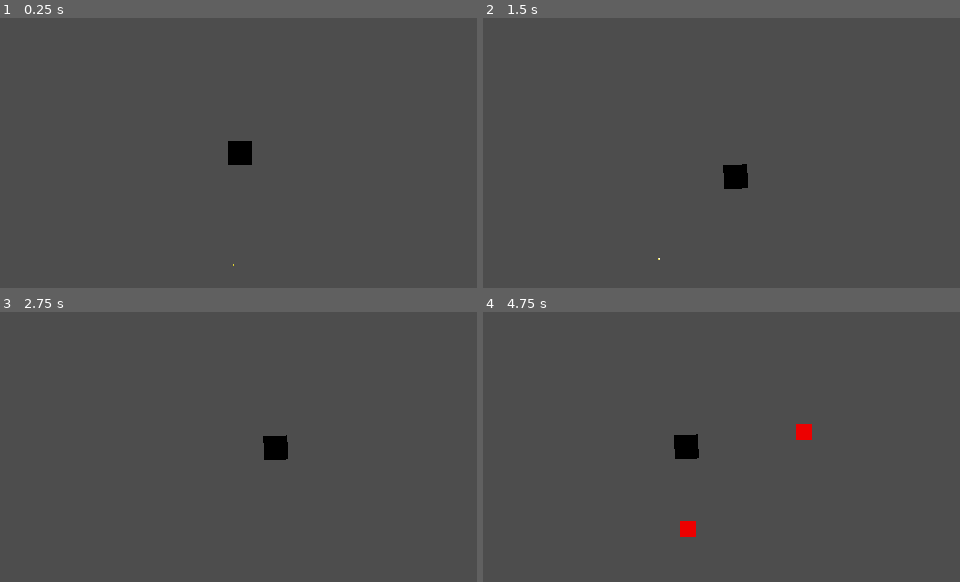
Above: before the commit, frames 1-4 (two rows, left to right).
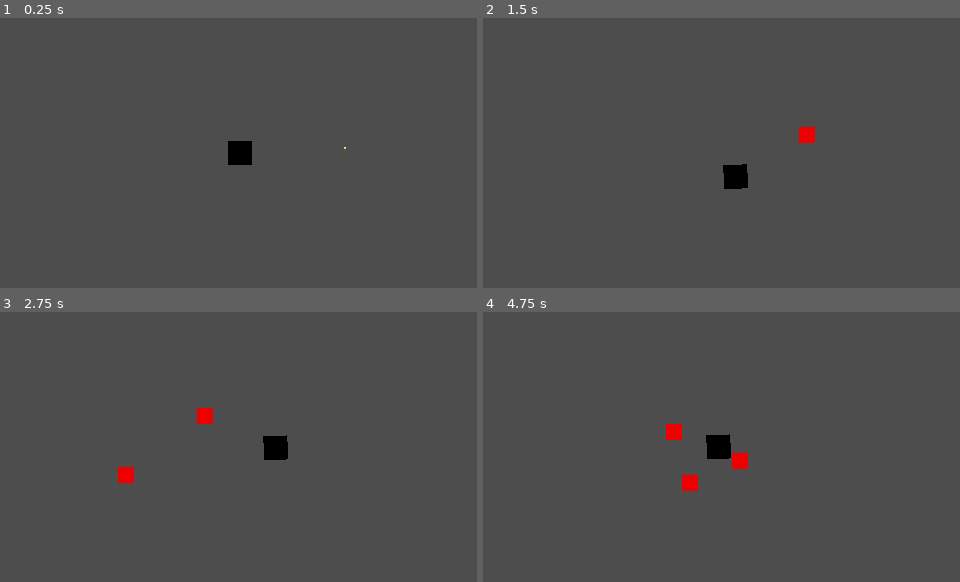
Above: after the commit, the same moments.

Repository: GJunior96/gods-and-monsters-prototype
Game: Godot game, scene res://main.tscn
The game is run twice, just before and just after one commit, with the same random seed, the same clock (stepped at 60 frames per second) and the same inputs.
Inputs:
- Up to frame 1 (0.25 s): no input
- Up to frame 2 (1.5 s): tap Enter at 0.5 s; hold Right (ui_right) 0.53-1.28 s; hold Down (ui_down) from 1.28 s (still down)
- Up to frame 3 (2.75 s): release Down (ui_down) at 2.03 s; hold Right (ui_right) from 2.03 s (still down)
- Up to frame 4 (4.75 s): release Right (ui_right) at 2.78 s; hold Up (ui_up) 2.78-3.53 s; hold Left (ui_left) from 3.53 s (still down)

The runs differ from the first frame. In frame 1, less than 0.1% of the frame differs, in the area x 48-73%, y 47-92%; in frame 2, 0.2%; in frame 3, 0.4%; in frame 4, 1.9%, in the area x 38-69%, y 41-84%.

Commit message:
fix: prevent enenmies from dealing damage every frame fix: remove enemies properly when health reaches zero chore: add log scripts

Diff:
--- a/main.tscn
+++ b/main.tscn
@@ -5,15 +5,14 @@
 [ext_resource type="PackedScene" uid="uid://ddayxe2ujmpub" path="res://scenes/systems/enemy_spawner.tscn" id="5_lquwl"]
 
 [node name="Main" type="Node2D"]
+position = Vector2(-20, -47)
 
 [node name="Player" parent="." groups=["player"] instance=ExtResource("1_ig7tw")]
 position = Vector2(50, 291)
 rotation = 3.0996983
-collision_mask = 2
 
 [node name="Enemy" parent="." node_paths=PackedStringArray("target") instance=ExtResource("3_1bvp3")]
 position = Vector2(26, 714)
-collision_layer = 2
 target = NodePath("../Player")
 
 [node name="EnemySpawner" parent="." instance=ExtResource("5_lquwl")]
--- a/project.godot
+++ b/project.godot
@@ -15,6 +15,10 @@
 config/features=PackedStringArray("4.5", "Forward Plus")
 config/icon="res://icon.svg"
 
+[autoload]
+
+GlobalLogger="*res://scripts/global/logger.gd"
+
 [display]
 
 window/size/viewport_width=480
--- a/scenes/enemies/enemy.tscn
+++ b/scenes/enemies/enemy.tscn
@@ -1,11 +1,14 @@
-[gd_scene load_steps=4 format=3 uid="uid://daw68dg1q7e2"]
+[gd_scene load_steps=5 format=3 uid="uid://daw68dg1q7e2"]
 
 [ext_resource type="Script" uid="uid://1v86vgsiwjba" path="res://scripts/enemies/enemy.gd" id="2_8e3ao"]
 [ext_resource type="Texture2D" uid="uid://bnld5m4s3fygx" path="res://sprites temporarios/square 16.png" id="2_38ino"]
 
 [sub_resource type="RectangleShape2D" id="RectangleShape2D_8e3ao"]
 
+[sub_resource type="RectangleShape2D" id="RectangleShape2D_38ino"]
+
 [node name="Enemy" type="CharacterBody2D" groups=["enemies"]]
+collision_layer = 2
 script = ExtResource("2_8e3ao")
 
 [node name="Sprite2D" type="Sprite2D" parent="."]
@@ -13,3 +16,9 @@
 
 [node name="CollisionShape2D" type="CollisionShape2D" parent="."]
 shape = SubResource("RectangleShape2D_8e3ao")
+
+[node name="Hitbox (Area2D)" type="Area2D" parent="."]
+collision_layer = 2
+
+[node name="CollisionShape2D" type="CollisionShape2D" parent="Hitbox (Area2D)"]
+shape = SubResource("RectangleShape2D_38ino")
--- a/scenes/player/player.tscn
+++ b/scenes/player/player.tscn
@@ -8,7 +8,10 @@
 [sub_resource type="RectangleShape2D" id="RectangleShape2D_dovo2"]
 size = Vector2(43, 48)
 
-[node name="Player" type="CharacterBody2D"]
+[sub_resource type="RectangleShape2D" id="RectangleShape2D_lvxji"]
+
+[node name="Player" type="CharacterBody2D" groups=["player"]]
+collision_mask = 2
 script = ExtResource("2_dovo2")
 
 [node name="Sprite2D" type="Sprite2D" parent="."]
@@ -24,3 +27,11 @@
 [node name="Weapon" parent="." instance=ExtResource("3_gmlin")]
 scale = Vector2(0.3, 0.3)
 projectile_scene = ExtResource("4_lvxji")
+
+[node name="HurtBox (Area2D)" type="Area2D" parent="."]
+collision_mask = 2
+
+[node name="CollisionShape2D" type="CollisionShape2D" parent="HurtBox (Area2D)"]
+shape = SubResource("RectangleShape2D_lvxji")
+
+[connection signal="body_entered" from="HurtBox (Area2D)" to="." method="_on_hurt_box_area_2d_body_entered"]
--- a/scenes/weapons/weapon.tscn
+++ b/scenes/weapons/weapon.tscn
@@ -3,4 +3,6 @@
 [ext_resource type="Script" uid="uid://bshsi6xo6dp3l" path="res://scripts/weapons/weapon.gd" id="1_nqevj"]
 
 [node name="Weapon" type="Area2D"]
+collision_layer = 4
+collision_mask = 2
 script = ExtResource("1_nqevj")
--- a/scripts/enemies/enemy.gd
+++ b/scripts/enemies/enemy.gd
@@ -1,19 +1,48 @@
+class_name Enemy
 extends CharacterBody2D
 
 @export var speed := 120.0
 @export var target: Node2D
 @export var life := 40
+var dead := false
 
 func _physics_process(delta):
-	if target == null:
+	if dead or target == null:
 		return
 
 	var direction = (target.global_position - global_position). normalized()
 	velocity = direction * speed
 	move_and_slide()
 
+	for i in range(get_slide_collision_count()):
+		var collision = get_slide_collision(i)
+		if collision.get_collider().is_in_group("player"):
+			collision.get_collider().take_damage(10)
+
+
 func take_damage(amount: int):
+	if dead:
+		return
+
 	life -= amount
-	print("Inimigo levou dano! Vida atual:", life)
+	GlobalLogger.log("Inimigo levou dano! Vida atual: %s" % life)
 	if life <= 0:
-		queue_free()
+		die()
+
+
+func die():
+	dead = true
+
+	# Para o movimento
+	velocity = Vector2.ZERO
+	set_physics_process(false)
+
+	# Desliga colisao imediatamente
+	$CollisionShape2D.disabled = true
+
+	GlobalLogger.log("Freeing: " + name)
+	queue_free()
+
+
+func _exit_tree():
+	GlobalLogger.log("Enemy realmente removido: " + name)
--- /dev/null
+++ b/scripts/global/logger.gd
@@ -0,0 +1,25 @@
+
+extends Node
+
+enum LogLevel { INFO, WARN, ERROR }
+
+var current_level := LogLevel.INFO
+
+func log(message: String, level: LogLevel = LogLevel.INFO):
+	if not OS.is_debug_build():
+		return
+
+	if level < current_level:
+		return
+
+	var prefix := ""
+
+	match level:
+		LogLevel.INFO:
+			prefix = "[INFO] "
+		LogLevel.WARN:
+			prefix = "[WARN] "
+		LogLevel.ERROR:
+			prefix = "[ERROR] "
+
+	print(prefix + message)
--- a/scripts/player/player.gd
+++ b/scripts/player/player.gd
@@ -21,25 +21,18 @@
 	velocity = direction.normalized() * speed
 	move_and_slide()
 
-	_check_enemy_collision()
 
-
-func _check_enemy_collision():
+func take_damage(amount: int):
 	if not can_take_damage:
 		return
 
-	for i in range(get_slide_collision_count()):
-		var collision = get_slide_collision(i)
-		var collider = collision.get_collider()
+	can_take_damage = false
 
-		if collider and collider.is_in_group("enemies"):
-			take_damage(10)
-			break
+	life -= amount
+	GlobalLogger.log("Player life: %s" % life)
 
-func take_damage(amount: int):
-	life -= amount
-	can_take_damage = false
-	print("Player life:", life)
+	if life <= 0:
+		queue_free()
 
 	await get_tree().create_timer(damage_cooldown).timeout
 	can_take_damage = true
--- a/scripts/systems/enemy_spawner.gd
+++ b/scripts/systems/enemy_spawner.gd
@@ -4,6 +4,7 @@
 @export var enemy_scene: PackedScene
 @export var spawn_interval := 1.5
 @export var spawn_distance := 400.0
+@export var max_enemies := 15
 
 var player: CharacterBody2D
 
@@ -18,11 +19,16 @@
 
 
 func spawn_enemy():
+	if get_tree().get_nodes_in_group("enemies").size() >= max_enemies:
+		return
+
+
 	if player == null or enemy_scene == null:
 		return
 
 	var enemy = enemy_scene.instantiate()
-	get_parent().add_child(enemy)
+	enemy.name = "Enemy_%d" % randi()
+	add_child(enemy)
 
 	var angle = randf() * TAU
 	var offset = Vector2(cos(angle), sin(angle)) * spawn_distance
--- a/scripts/weapons/projectile.gd
+++ b/scripts/weapons/projectile.gd
@@ -1,15 +1,19 @@
 extends Area2D
 
 @export var speed := 450.0
-@export var damage := 20
+@export var damage := 5
 
 var direction: Vector2 = Vector2.ZERO
 
-func _process(delta):
+func _physics_process(delta):
 	position += direction * speed * delta
 
 
 func _on_body_entered(body):
-	if body.is_in_group("enemies"):
+	if not body is Enemy:
+		return
+
+	if body is Enemy:
+		GlobalLogger.log("Projectile hit: %s | Groups: %s" % [body.name, body.get_groups()])
 		body.take_damage(damage)
 		queue_free()
--- a/scripts/weapons/weapon.gd
+++ b/scripts/weapons/weapon.gd
@@ -5,10 +5,6 @@
 @export var range := 500.0
 
 var can_fire := true
-
-#func _process(delta):
-#	if can_fire:
-#		shoot()
 
 func try_shoot():
 	if not can_fire:
@@ -29,26 +25,6 @@
 	await get_tree().create_timer(fire_rate).timeout
 	can_fire = true
 
-#func shoot():
-#	var target = get_closest_enemy()
-#	if target == null:
-#		return
-#
-#	can_fire = false
-#
-#	var projectile = projectile_scene.instantiate()
-#
-#	print("Weapon:", global_position)
-#	print("Target:", target.global_position)
-#	print("Dir:", target.global_position - global_position)
-#
-#
-#	projectile.global_position = global_position
-#	projectile.direction = (target.global_position - global_position).normalized()
-#	print(projectile.direction)
-#	await get_tree().create_timer(fire_rate).timeout
-#	can_fire = true
-
 
 func get_closest_enemy():
 	var enemies = get_tree().get_nodes_in_group("enemies")
@@ -56,7 +32,6 @@
 	var min_dist = range
 
 	for enemy in enemies:
-		print(enemy.name, enemy.global_position)
 		var dist = global_position.distance_to(enemy.global_position)
 		if dist < min_dist:
 			min_dist = dist
Not shown: 1 places in scenes/player/player.tscn that only renumber resources
Not shown, added: scripts/global/logger.gd.uid
